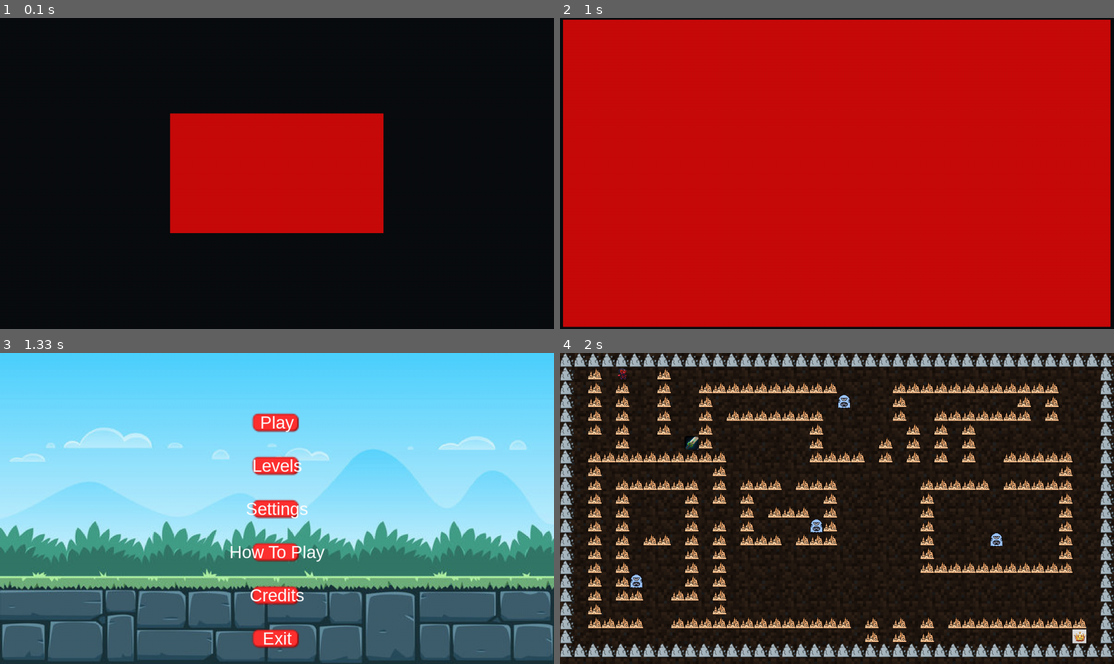
Above: before the commit, frames 1-4 (two rows, left to right).
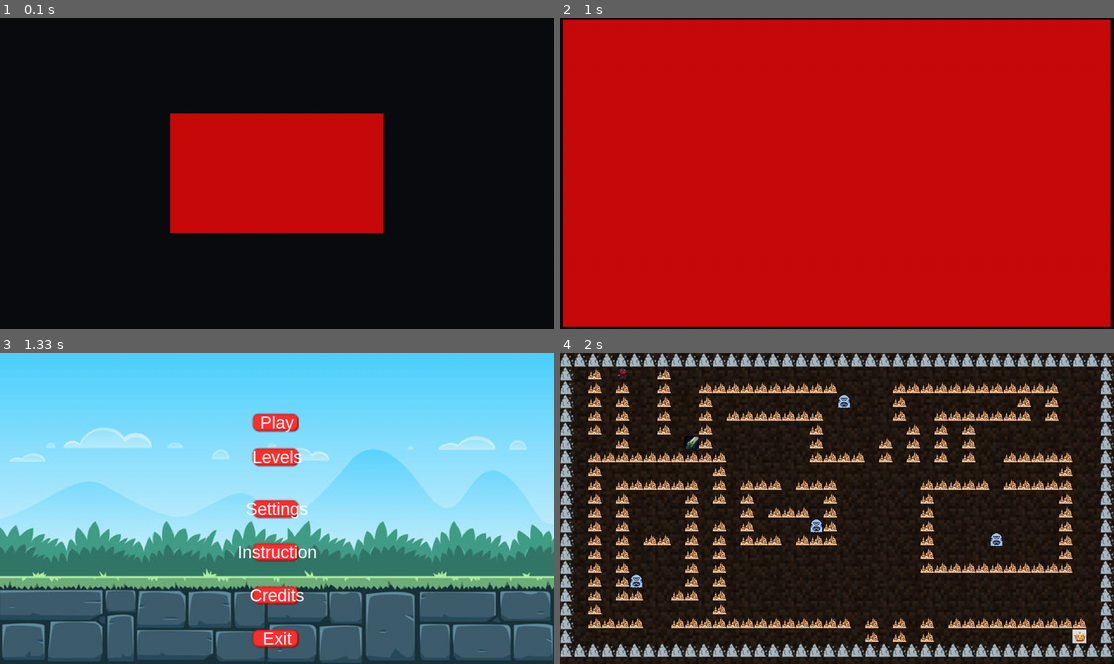
Above: after the commit, the same moments.

Repository: cse442-at-ub/s24semesterproject-we-love-the-company
Game: pygame game, started from src/game/game.py
The game is run twice, just before and just after one commit, with the same random seed, the same clock (stepped at 60 frames per second) and the same inputs.
Inputs (mouse positions are in pixels of both pictures, inside the frame that each line leads up to):
- Up to frame 1 (0.1 s): no input
- Up to frame 2 (1 s): hold Right 0.33-0.8 s; move the mouse to (814, 185) at 0.37 s
- Up to frame 3 (1.33 s): no input
- Up to frame 4 (2 s): click "Play" at 1.48 s; hold Right from 1.77 s (still down); move the mouse to (892, 576) at 1.8 s

Frames 1-2 are identical in both runs. In frame 3, 1.0% of the frame differs, in the area x 41-59%, y 30-68%; in frame 4, nothing differs.

Commit message:
Button distance changed

Diff:
--- a/src/game/menu.py
+++ b/src/game/menu.py
@@ -30,7 +30,7 @@
         settings_button_y = screen.get_height() // 2
         instruct_button_y = screen.get_height() // 2 + 100
         credit_button_y = screen.get_height() // 2 + 200
-        Level_selector_y = screen.get_height() // 2 - 100
+        Level_selector_y = screen.get_height() // 2 - 120
 
 
         self.PlayButton = Button(image=AssetCache.get_image(self.path + "Assets/button.png"), pos=(screen_center_x, play_button_y),
@@ -44,7 +44,7 @@
                                 text_input="Settings", font=self.textFont, base_color="white", hovering_color="blue", click_sound= AssetCache.get_audio("src/game/Assets/button_click.mp3"))
 
         self.InstructionsButton = Button(image=AssetCache.get_image(self.path + "Assets/button.png"), pos=(screen_center_x, instruct_button_y),
-                                text_input="How To Play", font=self.textFont, base_color="white", hovering_color="blue", click_sound= AssetCache.get_audio("src/game/Assets/button_click.mp3"))
+                                text_input="Instruction", font=self.textFont, base_color="white", hovering_color="blue", click_sound= AssetCache.get_audio("src/game/Assets/button_click.mp3"))
 
         self.CreditsButton = Button(image=AssetCache.get_image(self.path + "Assets/button.png"), pos=(screen_center_x, credit_button_y),
                                 text_input="Credits", font=self.textFont, base_color="white", hovering_color="blue", click_sound= AssetCache.get_audio(self.path + "Assets/button_click.mp3"))
Binary file added: src/game/Assets/button_final.png
